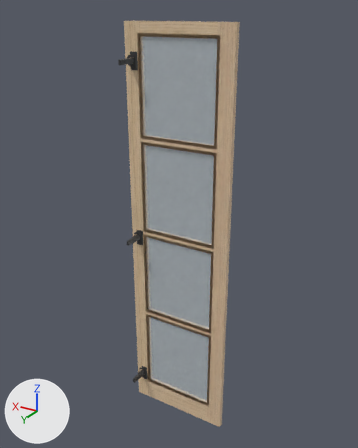
The glTF model 2025-284-C01-Vitrineskap/sim/Vitrine_V2_dor_2.glb: old version first, new version second.
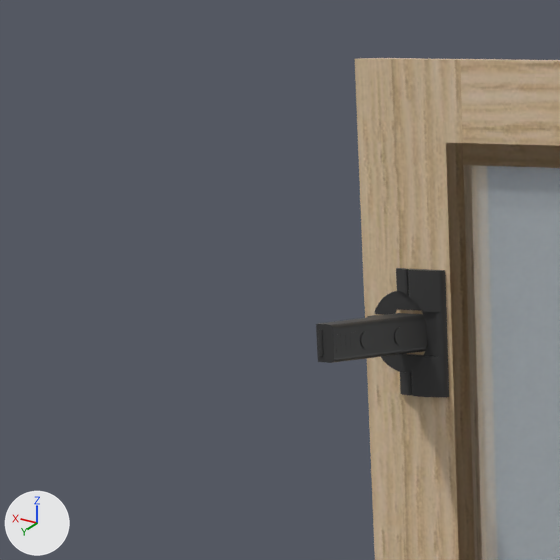
The first picture shows the older version from a camera (50 mm lens) standing at (640.0, 991.0, 2427.0) and looking at (1477.0, -405.0, 1730.0). The close-ups show the older and then the newer version on the part from 20% to 43% of the width and 3% to 21% of the height of that picture. Only the edits that show in the close-ups are written down. Every picture has the same lights, and +X, +Y and +Z are marked at lower left.

Objects in the first close-up: '2025-284 Vitrineskap', 'Vitrine V2 dør 2 stil høyre hengsel z2278 Blum 71B3590'.
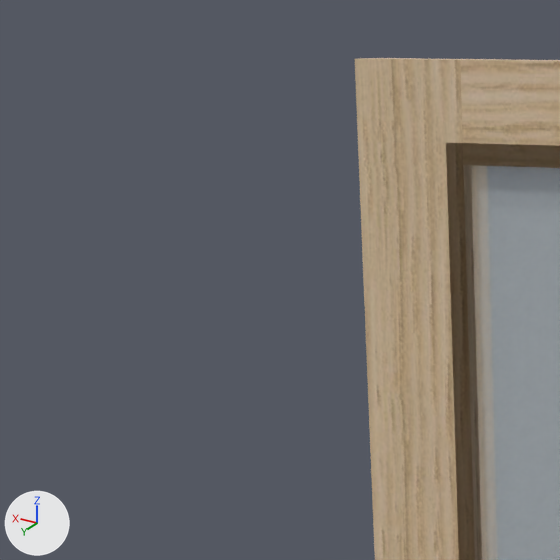
Diff of the bpy script that builds the scene:
```diff
--- a/2025-284-C01-Vitrineskap/sim/Vitrine_V2_dor_2.glb.py
+++ b/2025-284-C01-Vitrineskap/sim/Vitrine_V2_dor_2.glb.py
@@ ob_vitrine_v2_dør_2_stil_høyre_hengsel_z2278_blum_71b3590 @@
-ob_vitrine_v2_dør_2_stil_høyre_hengsel_z2278_blum_71b3590 = bpy.data.objects.new('Vitrine V2 dør 2 stil høyre hengsel z2278 Blum 71B3590', me_blum_71b3590)
-ob_vitrine_v2_dør_2_stil_høyre_hengsel_z2278_blum_71b3590.location = (1651.0, -342.7, 2278.5)
-ob_vitrine_v2_dør_2_stil_høyre_hengsel_z2278_blum_71b3590.rotation_euler = (-1.571, 0.0, 0.0)  # degrees (-90, 0, 0)
```

Changed parts and their boxes [x1, y1, x2, y2] in the close-ups (560 x 560 px):
'Vitrine V2 dør 2 stil høyre hengsel z2278 Blum 71B3590', deleted
    before: [316, 268, 449, 397]
